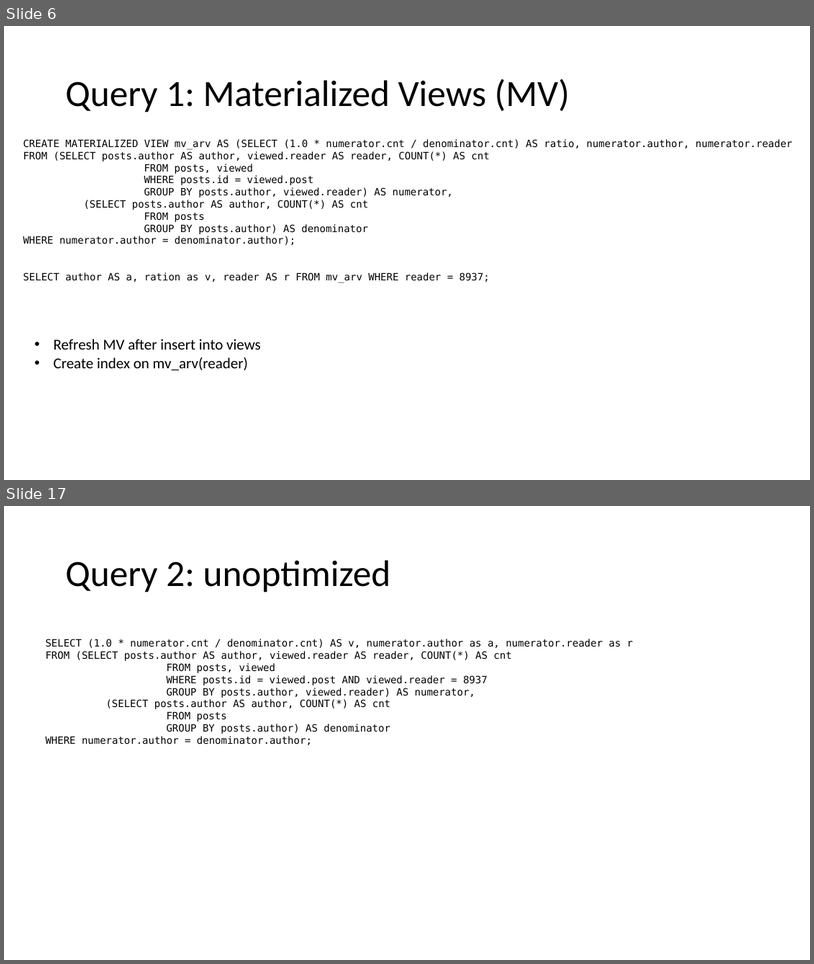
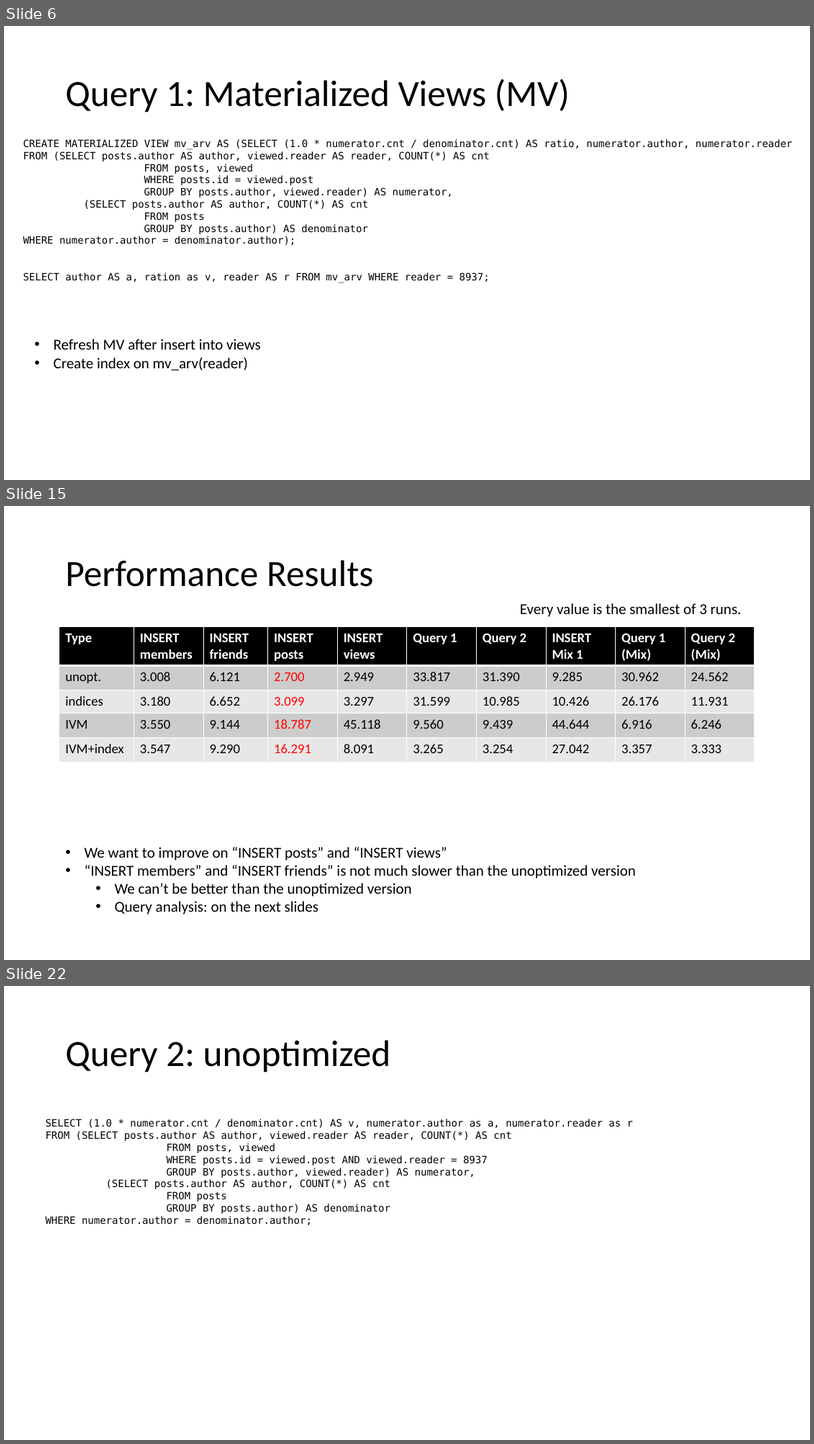
Before and after one commit to matthias-springer/cse190-database-analytics, a slide deck: presentation/presentation.pptx. Shown one above the other, each under a label of ours: slides 6 and 17 before the commit, slides 6, 15 and 22 after it; the slides between them are not shown. The pictures are 814x964 and 814x1444 pixels, drawn with LibreOffice and Linux fonts; fonts in the diff are those of the drawing. Boxes give left, top, right and bottom in pixels: in the first picture for what was removed or moved away, otherwise in the second. Text is boxed around its words. In the diff, an @@ line names an element or a change of style, - is before the commit and + after.

```diff
--- a/presentation/presentation.pptx
+++ b/presentation/presentation.pptx
@@ slide 15 added at <box>4,506,810,960</box>, background #FFFFFF @@
@@ title added at <box>65,560,373,587</box>, 44 pt, text #000000 @@
+Performance Results
@@ text added at <box>520,603,742,617</box>, 18 pt, text #000000 @@
+Every value is the smallest of 3 runs.
@@ table added at <box>59,627,756,762</box>, 5 rows, 10 columns @@
+Type | INSERT members | INSERT friends | INSERT posts | INSERT views | Query 1 | Query 2 | INSERT Mix 1 | Query 1 (Mix) | Query 2 (Mix)
+unopt. | 3.008 | 6.121 | 2.700 | 2.949 | 33.817 | 31.390 | 9.285 | 30.962 | 24.562
+indices | 3.180 | 6.652 | 3.099 | 3.297 | 31.599 | 10.985 | 10.426 | 26.176 | 11.931
+IVM | 3.550 | 9.144 | 18.787 | 45.118 | 9.560 | 9.439 | 44.644 | 6.916 | 6.246
+IVM+index | 3.547 | 9.290 | 16.291 | 8.091 | 3.265 | 3.254 | 27.042 | 3.357 | 3.333
@@ text added at <box>85,847,636,914</box>, 18 pt, text #000000 @@
+• We want to improve on “INSERT posts” and “INSERT views”
+• “INSERT members” and “INSERT friends” is not much slower than the unoptimized version
+  • We can’t be better than the unoptimized version
+  • Query analysis: on the next slides
@@ what was slide 17 is now slide 22 @@
```
Also in this commit, not shown: 16 slides changed, 10 other slides added, 2 slides removed.
